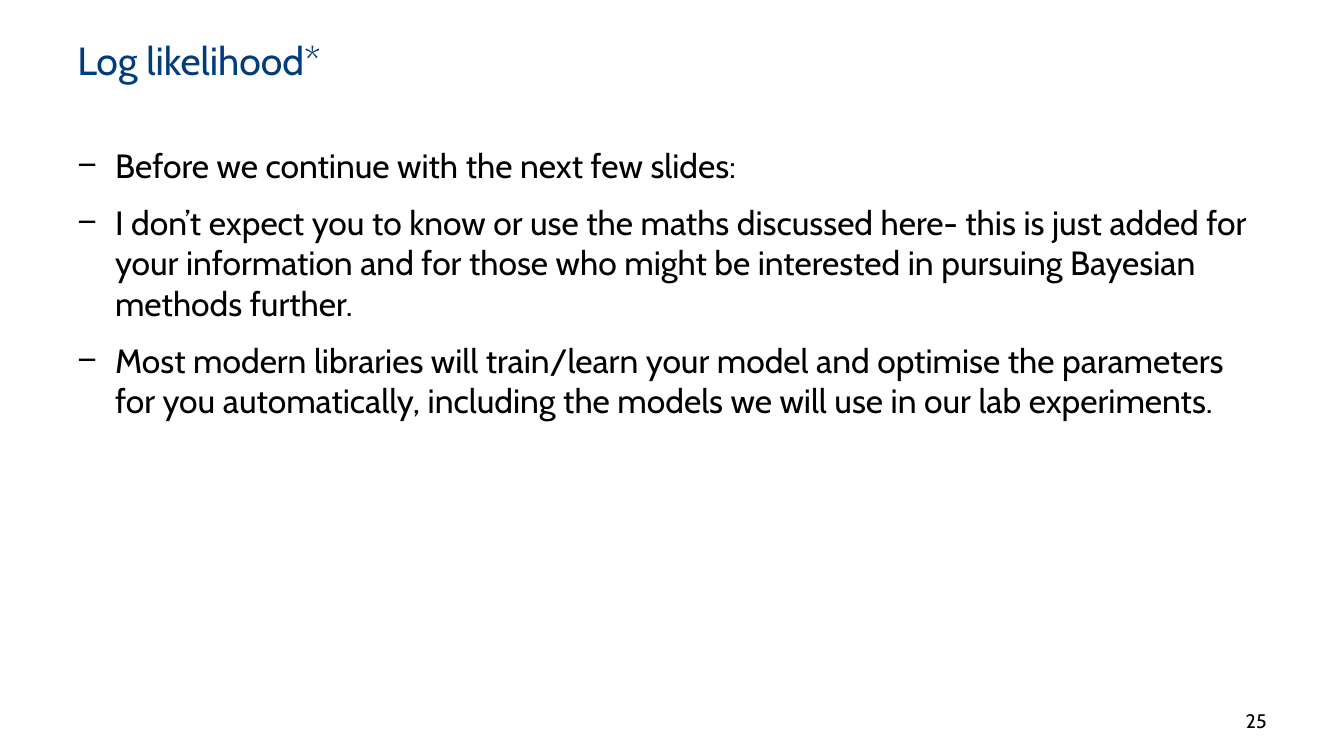
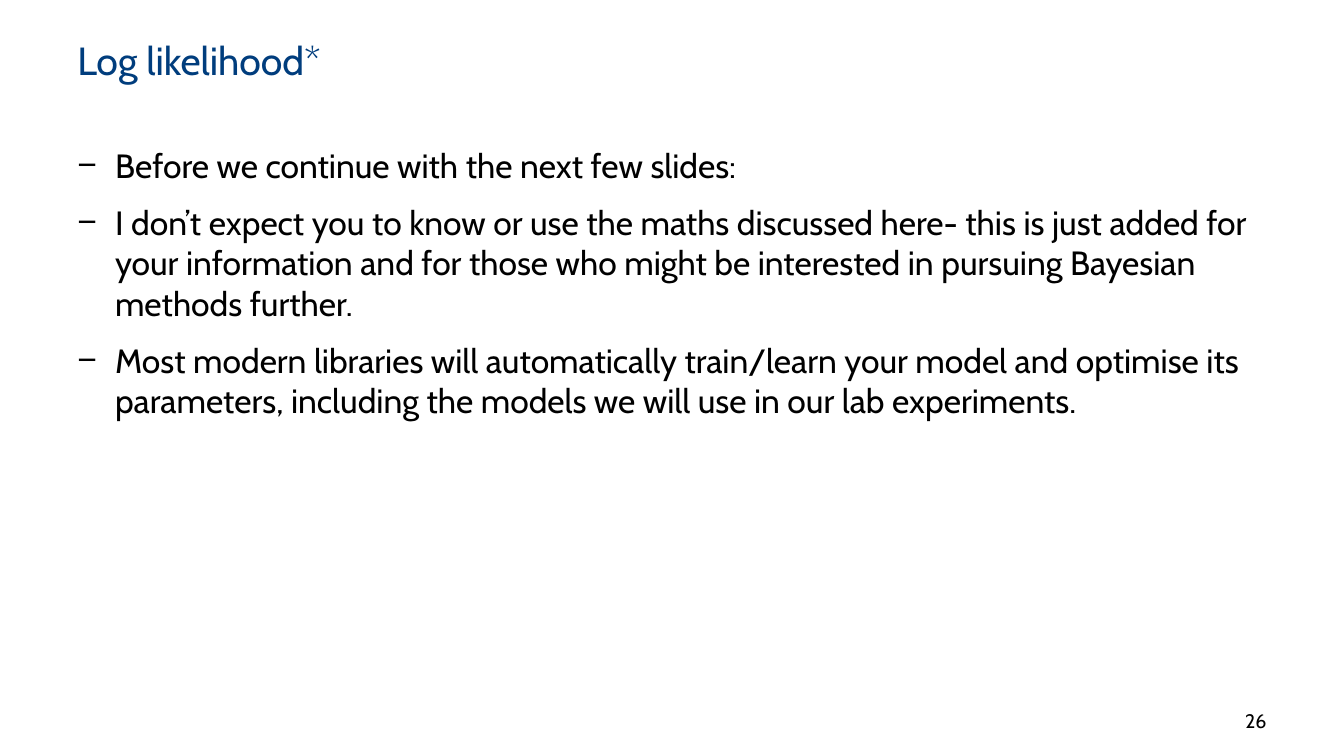
Before and after one commit to ML4NS/ml4ns.github.io, a slide deck: slide 26 of slides/04- Bayesian models/ML4NuerScience_BayesianModels.pptx (slide 25 before the commit). Drawn at 1344x756 pixels with LibreOffice and Linux fonts; fonts in the diff are those of the drawing; background and template pictures are left out. Boxes give left, top, right and bottom in pixels: in the first picture for what was removed or moved away, otherwise in the second. Text is boxed around its words. In the diff, an @@ line names an element or a change of style, - is before the commit and + after.

```diff
--- a/slides/04- Bayesian models/ML4NuerScience_BayesianModels.pptx
+++ b/slides/04- Bayesian models/ML4NuerScience_BayesianModels.pptx
@@ text at [115, 347, 1238, 421]: text changed @@
-− Most modern libraries will train/learn your model and optimise the parameters for you automatically, including the models we will use in our lab experiments.
+− Most modern libraries will automatically train/learn your model and optimise its parameters, including the models we will use in our lab experiments.
@@ page number at [1245, 714, 1266, 729]: text changed @@
-25
+26
```
Also in this commit, not shown: 26 other slides changed, 2 slides added, 1 other file.
